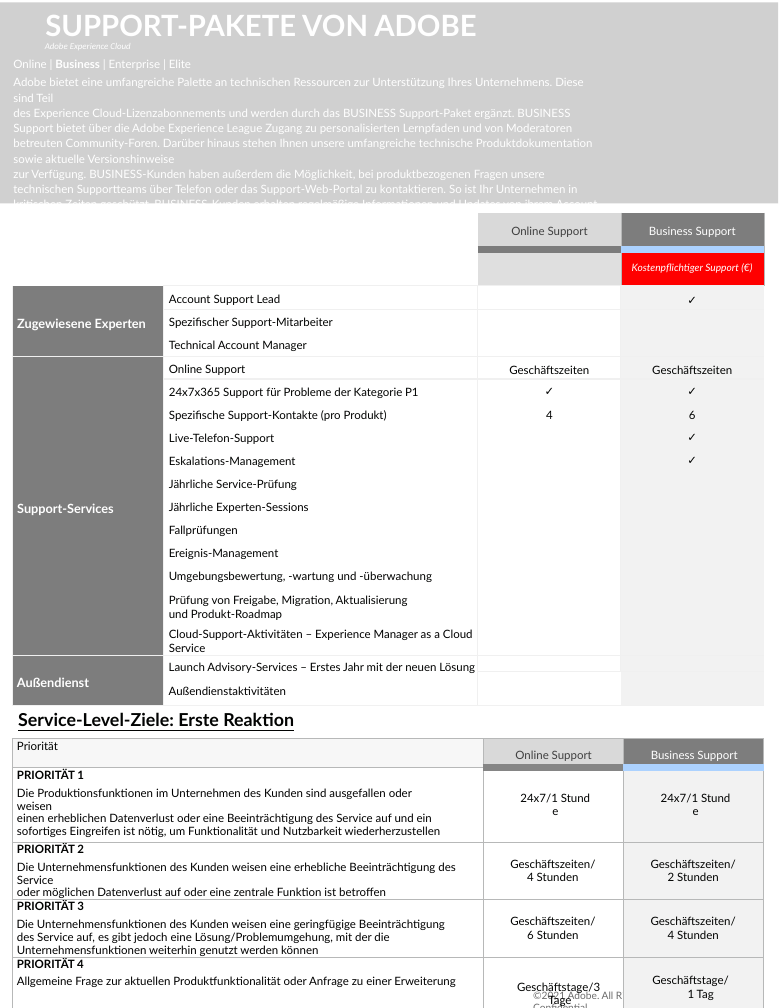
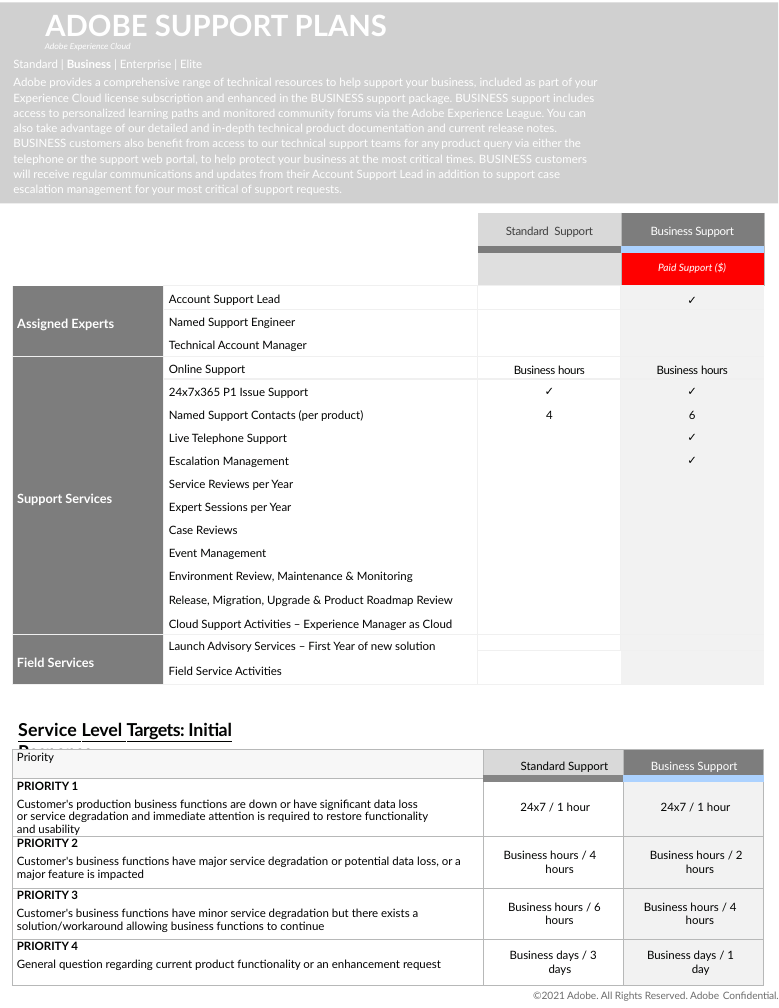
Before and after one commit to AdobeDocs/support-resources.de-DE, a slide deck: slide 1 of help/data-sheets/assets/BusinessSupportDatasheet.pptx. Drawn at 779x1008 pixels with LibreOffice and Linux fonts; fonts in the diff are those of the drawing; grey boxes stand for pictures; background and template pictures are left out. Boxes give left, top, right and bottom in pixels: in the first picture for what was removed or moved away, otherwise in the second. Text is boxed around its words. In the diff, an @@ line names an element or a change of style, - is before the commit and + after.

```diff
--- a/help/data-sheets/assets/BusinessSupportDatasheet.pptx
+++ b/help/data-sheets/assets/BusinessSupportDatasheet.pptx
@@ title at (45, 15, 387, 36): text changed @@
-SUPPORT-PAKETE VON ADOBE
+ADOBE SUPPORT PLANS
@@ text at (13, 60, 598, 180): text changed @@
-Online | Business | Enterprise | Elite
-Adobe bietet eine umfangreiche Palette an technischen Ressourcen zur Unterstützung Ihres Unternehmens. Diese sind Teil
-des Experience Cloud-Lizenzabonnements und werden durch das BUSINESS Support-Paket ergänzt. BUSINESS Support bietet über die Adobe Experience League Zugang zu personalisierten Lernpfaden und von Moderatoren betreuten Community-Foren. Darüber hinaus stehen Ihnen unsere umfangreiche technische Produktdokumentation sowie aktuelle Versionshinweise
-zur Verfügung. BUSINESS-Kunden haben außerdem die Möglichkeit, bei produktbezogenen Fragen unsere technischen Supportteams über Telefon oder das Support-Web-Portal zu kontaktieren. So ist Ihr Unternehmen in kritischen Zeiten geschützt. BUSINESS-Kunden erhalten regelmäßige Informationen und Updates von ihrem Account Support Lead sowie Eskalations-Management für Support-Fälle bei besonders kritischen Support-Anfragen.
+Standard | Business | Enterprise | Elite
+Adobe provides a comprehensive range of technical resources to help support your business, included as part of your Experience Cloud license subscription and enhanced in the BUSINESS support package. BUSINESS support includes access to personalized learning paths and monitored community forums via the Adobe Experience League. You can also take advantage of our detailed and in-depth technical product documentation and current release notes. BUSINESS customers also benefit from access to our technical support teams for any product query via either the telephone or the support web portal, to help protect your business at the most critical times. BUSINESS customers will receive regular communications and updates from their Account Support Lead in addition to support case escalation management for your most critical of support requests.
@@ table at (12, 213, 764, 686) @@
-row 1, column 3: Online Support
+row 1, column 3: Standard Support
-row 2, column 4: Kostenpflichtiger Support (€)
+row 2, column 4: Paid Support ($)
-row 3, column 1: Zugewiesene Experten
+row 3, column 1: Assigned Experts
-row 4, column 2: Spezifischer Support-Mitarbeiter
+row 4, column 2: Named Support Engineer
-row 6: Support-Services | Online Support | Geschäftszeiten | Geschäftszeiten
+row 6: Support Services | Online Support | Business hours | Business hours
-row 7, column 2: 24x7x365 Support für Probleme der Kategorie P1
+row 7, column 2: 24x7x365 P1 Issue Support
-row 8, column 2: Spezifische Support-Kontakte (pro Produkt)
+row 8, column 2: Named Support Contacts (per product)
-row 9, column 2: Live-Telefon-Support
+row 9, column 2: Live Telephone Support
-row 10, column 2: Eskalations-Management
+row 10, column 2: Escalation Management
-row 11, column 2: Jährliche Service-Prüfung
+row 11, column 2: Service Reviews per Year
-row 12, column 2: Jährliche Experten-Sessions
+row 12, column 2: Expert Sessions per Year
-row 13, column 2: Fallprüfungen
+row 13, column 2: Case Reviews
-row 14, column 2: Ereignis-Management
+row 14, column 2: Event Management
-row 15, column 2: Umgebungsbewertung, -wartung und -überwachung
+row 15, column 2: Environment Review, Maintenance & Monitoring
-row 16, column 2: Prüfung von Freigabe, Migration, Aktualisierung und Produkt-Roadmap
+row 16, column 2: Release, Migration, Upgrade & Product Roadmap Review
-row 17, column 2: Cloud-Support-Aktivitäten – Experience Manager as a Cloud Service
+row 17, column 2: Cloud Support Activities – Experience Manager as Cloud
-row 18, column 1: Außendienst
+row 18, column 1: Field Services
-row 18, column 2: Launch Advisory-Services – Erstes Jahr mit der neuen Lösung / Außendienstaktivitäten
+row 18, column 2: Launch Advisory Services – First Year of new solution / Field Service Activities
@@ letter spacing 0 to -0.2 pt in "Business Support" @@
@@ text at (18, 722, 232, 762): text changed @@
-Service-Level-Ziele: Erste Reaktion
+Service Level Targets: Initial Response
@@ table at (12, 750, 763, 979) @@
-row 1, column 1: Priorität
+row 1, column 1: Priority
-row 1, column 2: Online Support
+row 1, column 2: Standard Support
-row 2: PRIORITÄT 1 / Die Produktionsfunktionen im Unternehmen des Kunden sind ausgefallen oder weisen einen erheblichen Datenverlust oder eine Beeinträchtigung des Service auf und ein sofortiges Eingreifen ist nötig, um Funktionalität und Nutzbarkeit wiederherzustellen | 24x7/1 Stunde | 24x7/1 Stunde
+row 2: PRIORITY 1 / Customer's production business functions are down or have significant data loss or service degradation and immediate attention is required to restore functionality and usability | 24x7 / 1 hour | 24x7 / 1 hour
-row 3: PRIORITÄT 2 / Die Unternehmensfunktionen des Kunden weisen eine erhebliche Beeinträchtigung des Service oder möglichen Datenverlust auf oder eine zentrale Funktion ist betroffen | Geschäftszeiten/ 4 Stunden | Geschäftszeiten/ 2 Stunden
+row 3: PRIORITY 2 / Customer's business functions have major service degradation or potential data loss, or a major feature is impacted | Business hours / 4 hours | Business hours / 2 hours
-row 4: PRIORITÄT 3 / Die Unternehmensfunktionen des Kunden weisen eine geringfügige Beeinträchtigung des Service auf, es gibt jedoch eine Lösung/Problemumgehung, mit der die Unternehmensfunktionen weiterhin genutzt werden können | Geschäftszeiten/ 6 Stunden | Geschäftszeiten/ 4 Stunden
+row 4: PRIORITY 3 / Customer's business functions have minor service degradation but there exists a solution/workaround allowing business functions to continue | Business hours / 6 hours | Business hours / 4 hours
-row 5: PRIORITÄT 4 / Allgemeine Frage zur aktuellen Produktfunktionalität oder Anfrage zu einer Erweiterung | Geschäftstage/3 Tage | Geschäftstage/1 Tag
+row 5: PRIORITY 4 / General question regarding current product functionality or an enhancement request | Business days / 3 days | Business days / 1 day
@@ table: place and size @@
-table at (12, 739, 763, 1008)
+table at (12, 750, 763, 979)
@@ text "©2021 Adobe. All Rights Reserved. ..." at (533, 991, 779, 1001): letter spacing 0 to -0.1 pt @@
```
Also in this commit, not shown: 2 other slides changed, 7 other files.
